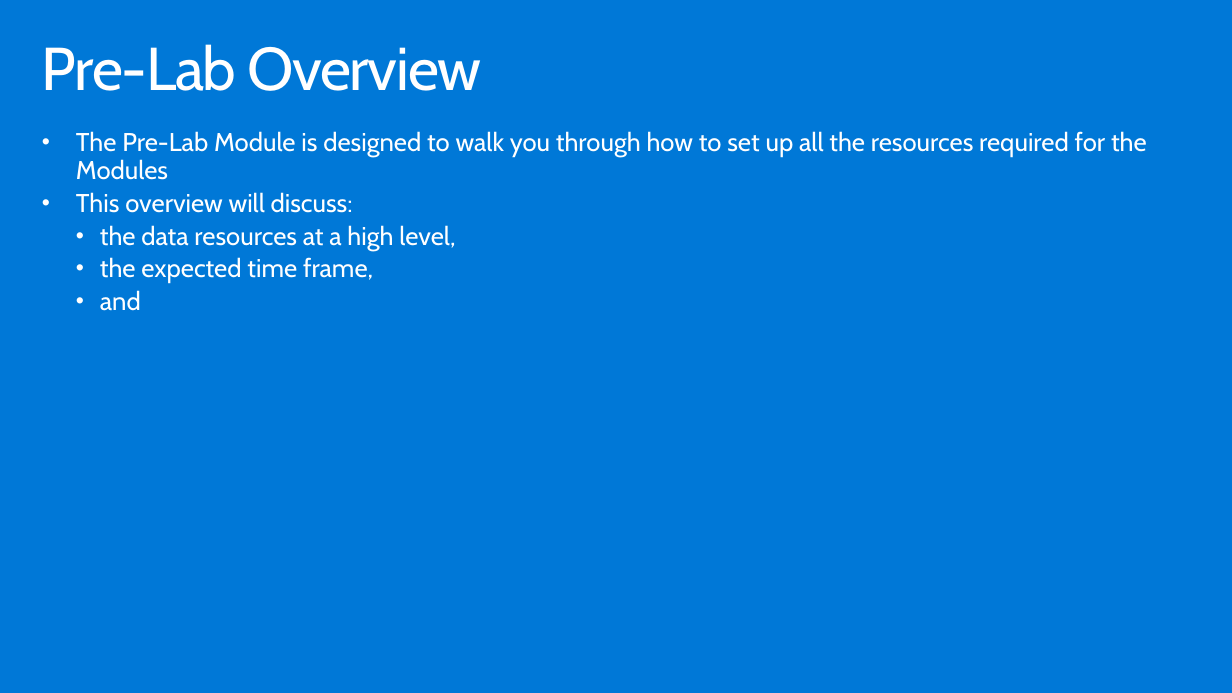
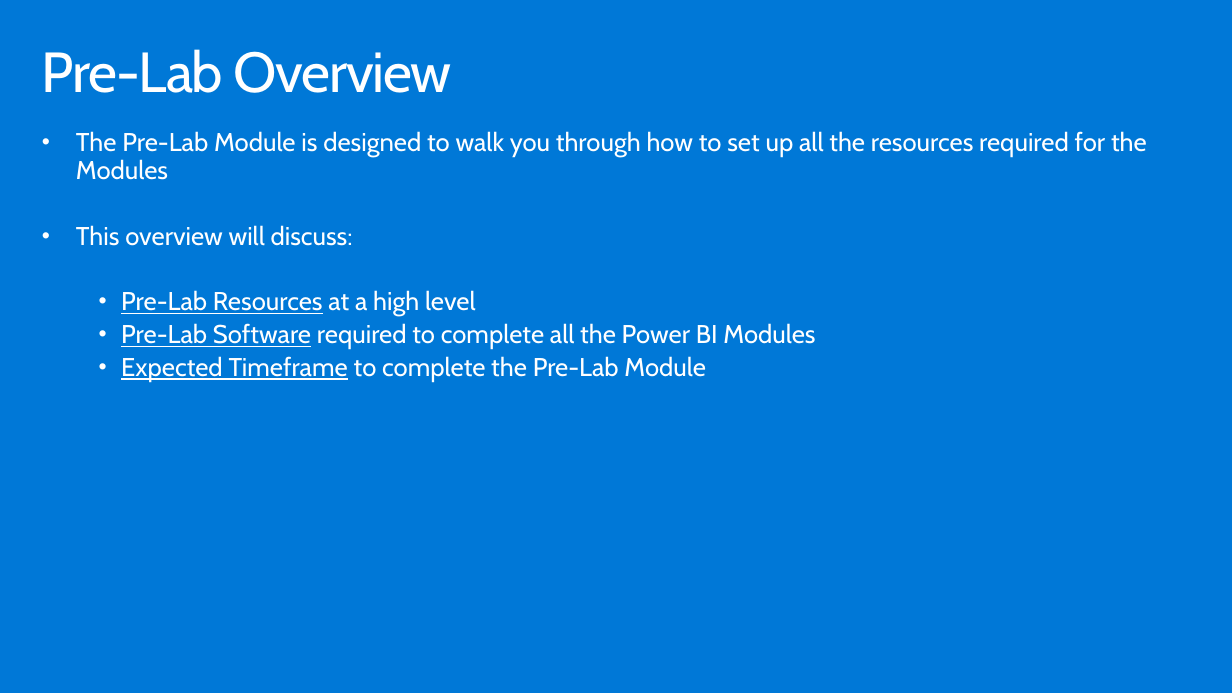
Before and after one commit to hnc198/AzurePowerBI, a slide deck: slide 5 of 4. Hands-on Modules/1. Pre-Lab Work/1. Pre-Lab Introduction.pptx. Drawn at 1232x693 pixels with LibreOffice and Linux fonts; fonts in the diff are those of the drawing. Boxes give left, top, right and bottom in pixels: in the first picture for what was removed or moved away, otherwise in the second. Text is boxed around its words. In the diff, an @@ line names an element or a change of style, - is before the commit and + after.

Commit message:
Module Updates

```diff
--- a/4. Hands-on Modules/1. Pre-Lab Work/1. Pre-Lab Introduction.pptx
+++ b/4. Hands-on Modules/1. Pre-Lab Work/1. Pre-Lab Introduction.pptx
@@ title "Pre-Lab Overview" at (x1=42, y1=49, x2=452, y2=93): size 47 to 44 pt; vertical alignment top to middle @@
@@ text at (x1=121, y1=290, x2=815, y2=382): text changed @@
-  • the data resources at a high level,
-  • the expected time frame,
-  • and
+    • Pre-Lab Resources at a high level
+    • Pre-Lab Software required to complete all the Power BI Modules
+    • Expected Timeframe to complete the Pre-Lab Module
```
Also in this commit, not shown: 3 other slides changed, 10 other files.
